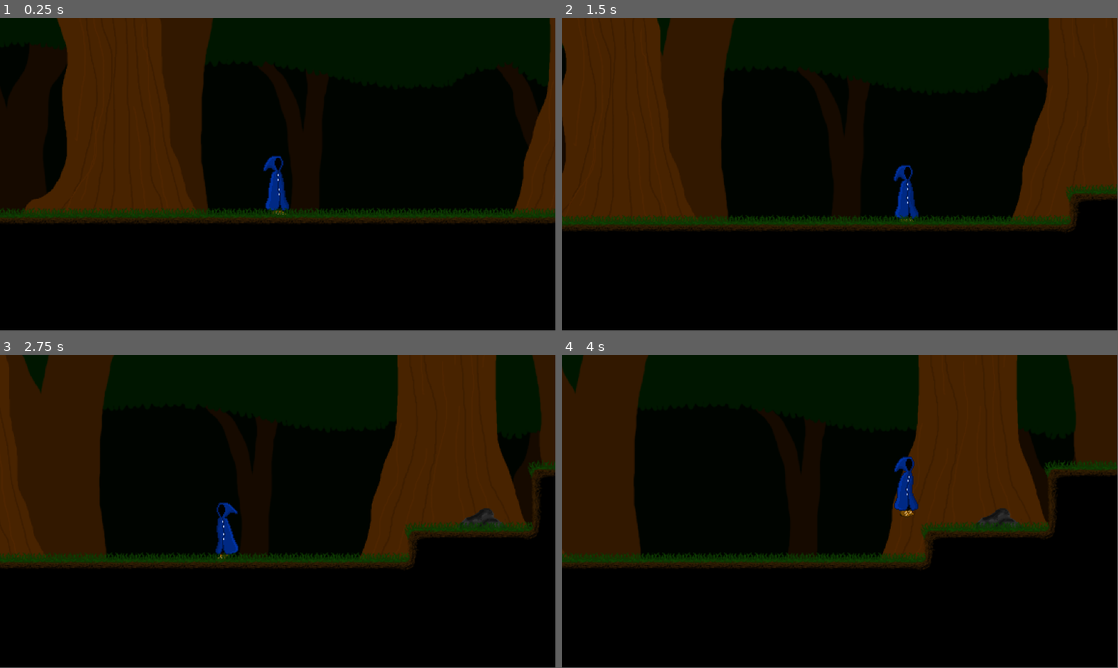
Above: before the commit, frames 1-4 (two rows, left to right).
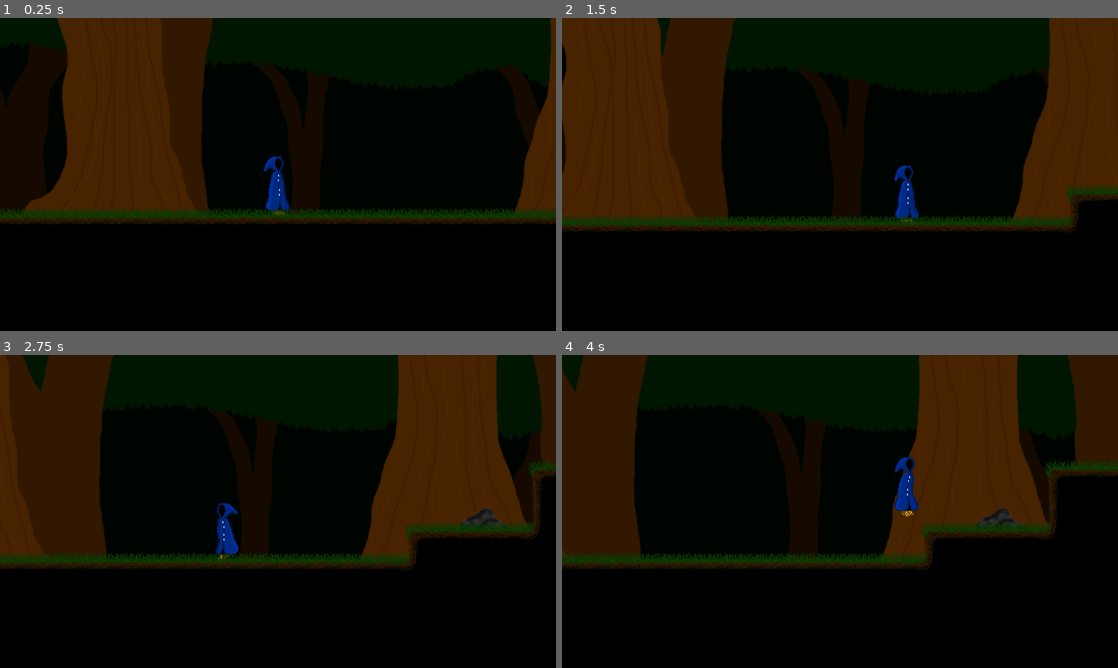
Above: after the commit, the same moments.

Repository: Maurice438361/Nyctophobia-YOGduo
Game: Godot game, scene res://world.tscn
The game is run twice, just before and just after one commit, with the same random seed, the same clock (stepped at 60 frames per second) and the same inputs.
Inputs:
- Up to frame 1 (0.25 s): no input
- Up to frame 2 (1.5 s): tap Enter at 0.5 s; hold D (Right) from 0.53 s (still down); tap Space (Jump) at 0.77 s
- Up to frame 3 (2.75 s): tap Space (Jump) at 1.52 s; release D (Right) at 2.03 s; hold A (Left) from 2.03 s (still down)
- Up to frame 4 (4 s): release A (Left) at 2.78 s; hold D (Right) from 2.78 s (still down); tap Space (Jump) at 3.02, 3.77 s
The window is 799x449 before the commit and 800x450 after it. Grey fills any space a smaller window leaves; there, only what the larger window draws over its background counts as a difference.

The runs differ from the first frame. In frame 1, 0.5% of the frame differs, in the area x 1-100%, y 0-66%; in frame 2, 0.5%; in frame 3, 0.5%; in frame 4, 0.5%, in the area x 0-100%, y 0-69%.

Commit message:
Fixed the screen scaling issue and fixed an issue when switching direction while hanging from a ledge.

Diff:
--- a/assets/Player script/nyctophobia_player.gd
+++ b/assets/Player script/nyctophobia_player.gd
@@ -71,10 +71,11 @@
 
 	#Rotate
 
-	if direction == 1:
-		$AnimatedSprite2D.flip_h = false
-	elif direction == -1:
-		$AnimatedSprite2D.flip_h = true
+	if !HangingFromWall:
+		if direction == 1:
+			$AnimatedSprite2D.flip_h = false
+		elif direction == -1:
+			$AnimatedSprite2D.flip_h = true
 
 	#Gravity
 
--- a/project.godot
+++ b/project.godot
@@ -14,6 +14,10 @@
 run/main_scene="res://world.tscn"
 config/features=PackedStringArray("4.4", "Forward Plus")
 config/icon="res://icon.svg"
+
+[display]
+
+window/stretch/mode="viewport"
 
 [editor]
 
